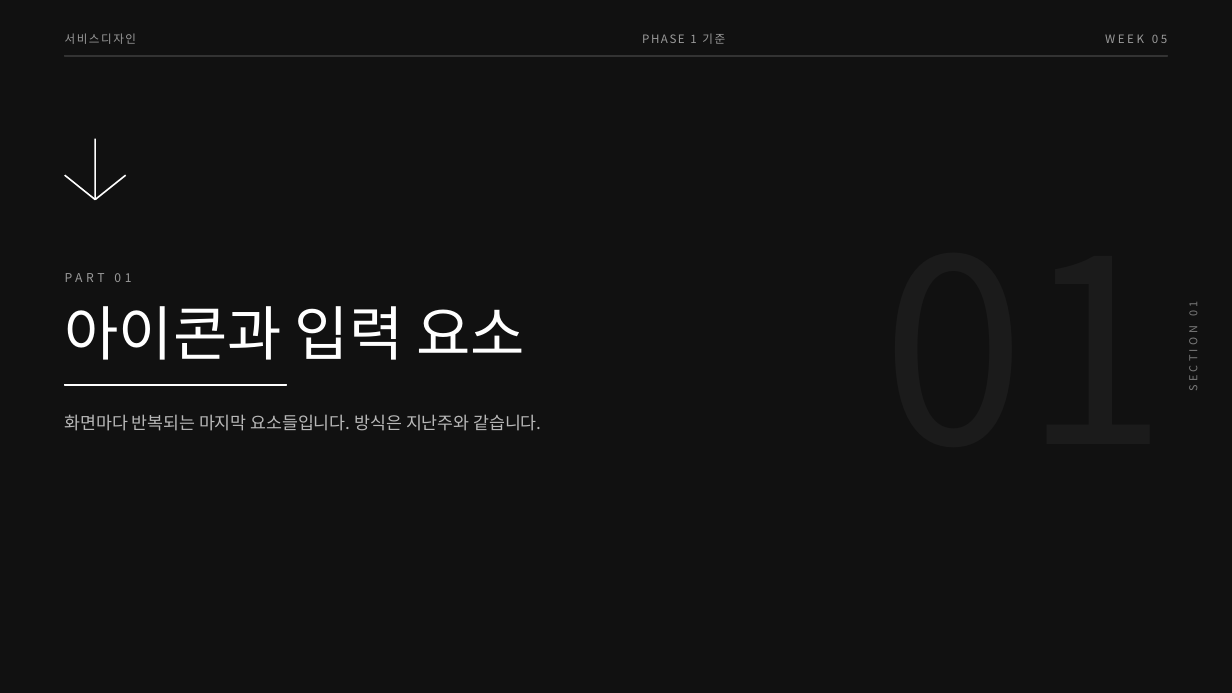
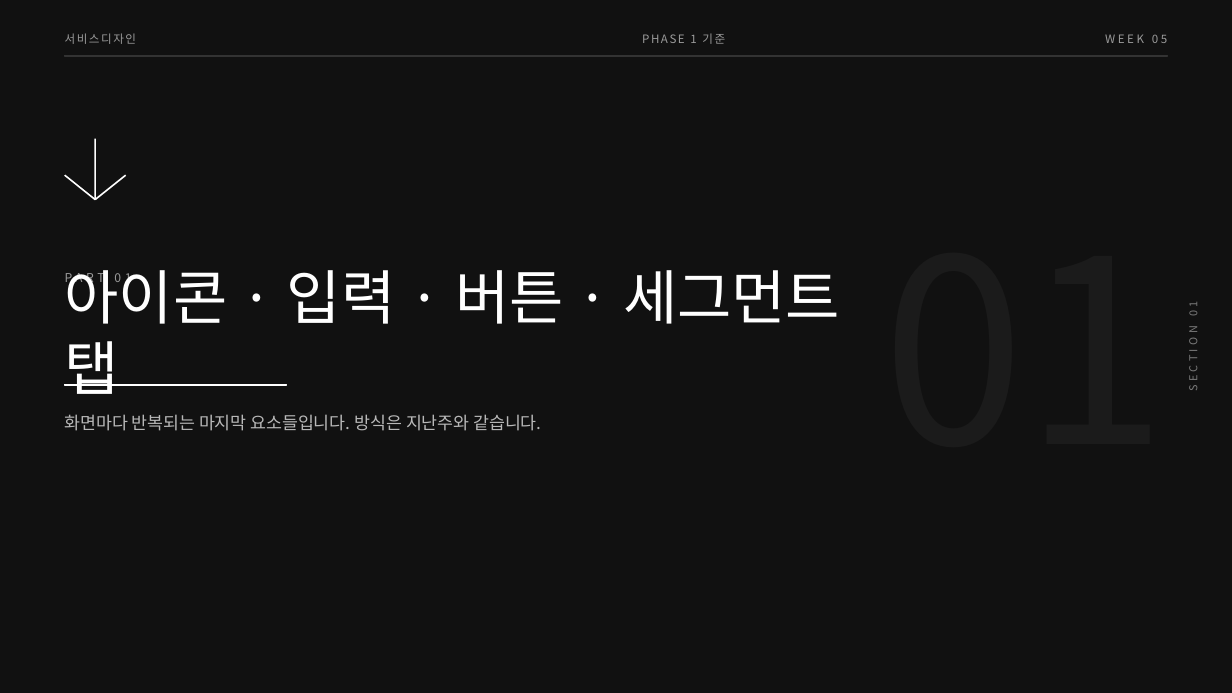
Before and after one commit to design-eng/MIN.D, a slide deck: slide 2 of dist/weeks-2학기/서비스디자인_2학기_05주차_화면넓히기.pptx. Drawn at 1232x693 pixels with LibreOffice and Linux fonts; fonts in the diff are those of the drawing. Boxes give left, top, right and bottom in pixels: in the first picture for what was removed or moved away, otherwise in the second. Text is boxed around its words. In the diff, an @@ line names an element or a change of style, - is before the commit and + after.

```diff
--- a/dist/weeks-2학기/서비스디자인_2학기_05주차_화면넓히기.pptx
+++ b/dist/weeks-2학기/서비스디자인_2학기_05주차_화면넓히기.pptx
@@ text at box(65, 270, 840, 394): text changed @@
-아이콘과 입력 요소
+아이콘 · 입력 · 버튼 · 세그먼트 탭
```
Also in this commit, not shown: 9 other slides changed, 2 slides added, 5 other files.
